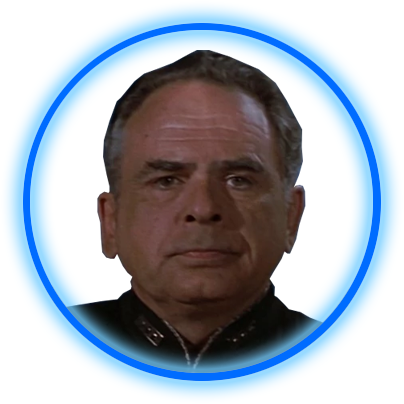
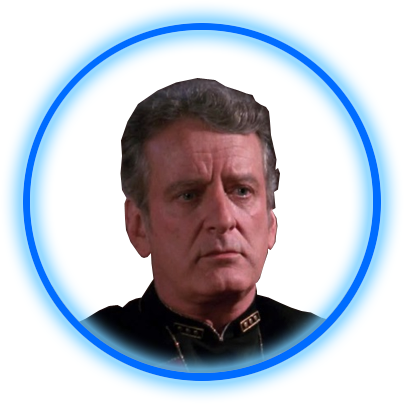
Two versions of the same layered image (404 × 404). Layer-by-layer changes:
added layer "Layer 5" above "Layer 4" over [left=76, top=78, right=327, bottom=373]
hid "Layer 3" over [left=66, top=50, right=327, bottom=373]
